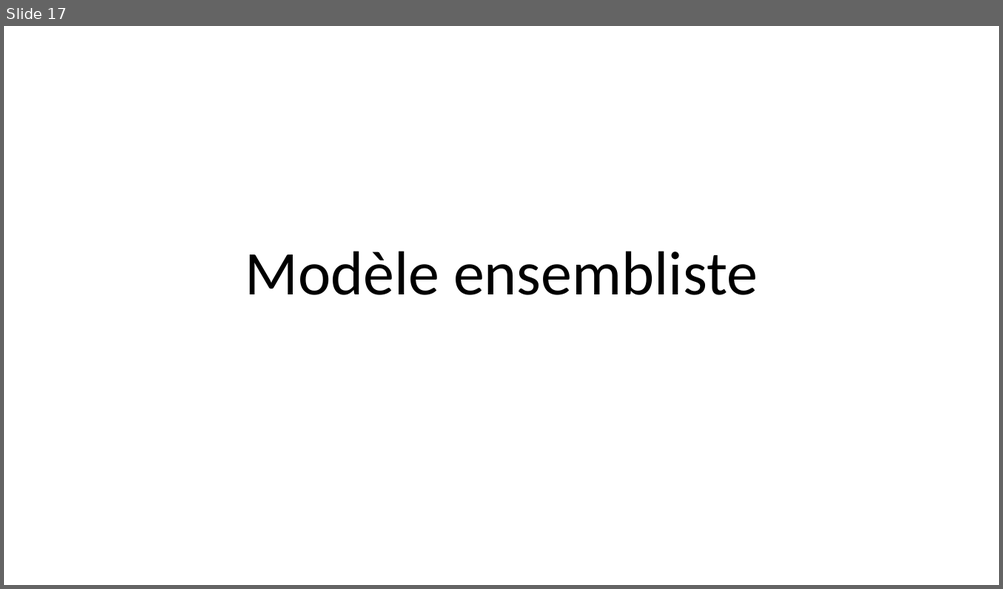
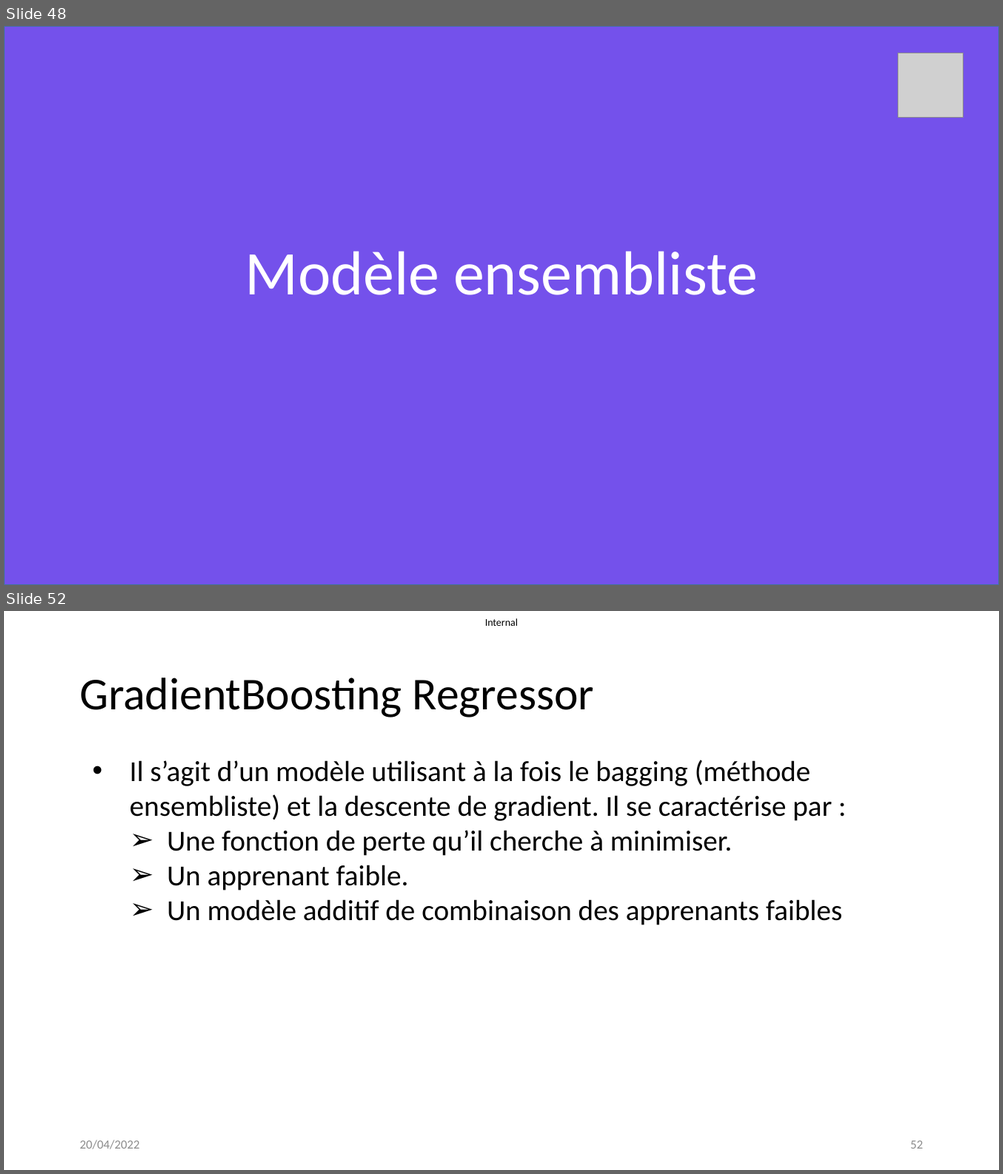
Before and after one commit to datanab/energy-consumption-prediction, a slide deck: Pélec_03_Presentation.pptx. Shown one above the other, each under a label of ours: slide 17 before the commit, slides 48 and 52 after it; the slides between them are not shown. The pictures are 1003x589 and 1003x1174 pixels, drawn with LibreOffice and Linux fonts; fonts in the diff are those of the drawing; grey boxes stand for pictures. Boxes give left, top, right and bottom in pixels: in the first picture for what was removed or moved away, otherwise in the second. Text is boxed around its words. In the diff, an @@ line names an element or a change of style, - is before the commit and + after.

```diff
--- a/Pélec_03_Presentation.pptx
+++ b/Pélec_03_Presentation.pptx
@@ slide 52 added at (4, 611, 999, 1170), background #FFFFFF @@
@@ text added at (485, 618, 518, 626), 10 pt, text #000000 @@
+Internal
@@ title added at (79, 678, 594, 718), 44 pt, text #000000 @@
+GradientBoosting Regressor
@@ text added at (130, 760, 842, 925), 28 pt, text #000000 @@
+• Il s’agit d’un modèle utilisant à la fois le bagging (méthode ensembliste) et la descente de gradient. Il se caractérise par :
+  ➢ Une fonction de perte qu’il cherche à minimiser.
+  ➢ Un apprenant faible.
+  ➢ Un modèle additif de combinaison des apprenants faibles
@@ text added at (79, 1140, 139, 1150), 12 pt, text #8C8C8C @@
+20/04/2022
@@ page number added at (910, 1141, 922, 1149), 12 pt, text #8C8C8C @@
+52
@@ what was slide 17 is now slide 48 @@
@@ slide 48 changed as well @@
@@ rectangle added at (4, 26, 999, 585), fill #7451EB, outline #43739E 1 pt @@
@@ picture added at (898, 53, 963, 118) @@
@@ title "Modèle ensembliste" at (244, 251, 757, 295): text colour #000000 to #FFFFFF @@
```
Also in this commit, not shown: 12 other slides changed, 47 other slides added, 13 slides removed, 2 other files.
